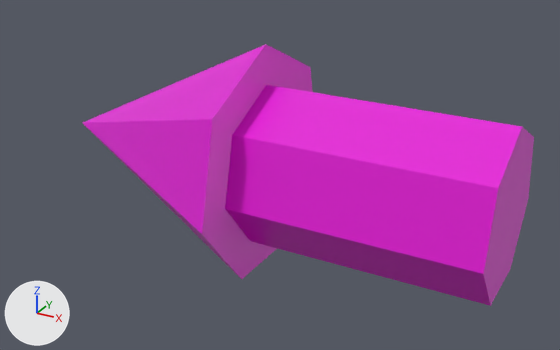
Two versions of the Blender file arrow.blend, one commit apart.
The view is the same before and after, from a 50 mm camera at (2.43, -7.72, 3.73) aimed at (-1.91, 0.18, -0.22). The lights are fixed; the arrows at lower left show +X, +Y and +Z.

Before the edit, the objects in view are built like this:
```python
me_cylinder_001 = bpy.data.meshes.new('Cylinder.001')
me_cylinder_001.from_pydata(...)  # 22 vertices, 22 faces; spans x -5.0..1.0, y -1.45..1.45, z -1.34..1.49
me_cylinder_001.materials.append(mat_basemat)  # pink #e710d9
ob_cylinder = bpy.data.objects.new('Cylinder', me_cylinder_001)
ob_cylinder.location = (0.0, 0.0, 0.0)
```
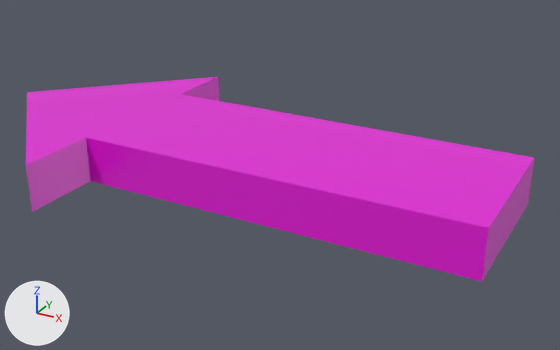
Commit message: upgrade arrow

Location of each change, (x1, y1, x2, y2) in pixels of the pictures (560 x 350 px):
'Cylinder', reshaped, modifiers changed (12% wider, 22% shorter)
    before: (82, 44, 534, 306)
    after: (26, 77, 534, 281)

Diff of the bpy script that builds the scene:
```diff
--- a/arrow.blend.py
+++ b/arrow.blend.py
@@ me_cylinder_001 @@
 # used by ob_cylinder; location = (0.0, 0.0, 0.0)
-me_cylinder_001.from_pydata(...)  # 22 vertices, 22 faces; spans x -5.0..1.0, y -1.45..1.45, z -1.34..1.49
+me_cylinder_001.from_pydata(...)  # 12 vertices, 9 faces; spans x -6.0..1.0, y 0.0..2.0, z -0.3..0.3
+# me_cylinder_001 part 1: the whole mesh is rebuilt
 me_cylinder_001.materials.append(mat_basemat)
@@ ob_cylinder @@
 ob_cylinder.location = (0.0, 0.0, 0.0)
+_m = ob_cylinder.modifiers.new('Mirror', 'MIRROR')
+_m.use_axis = (False, True, False)
+_m.use_clip = True
```
